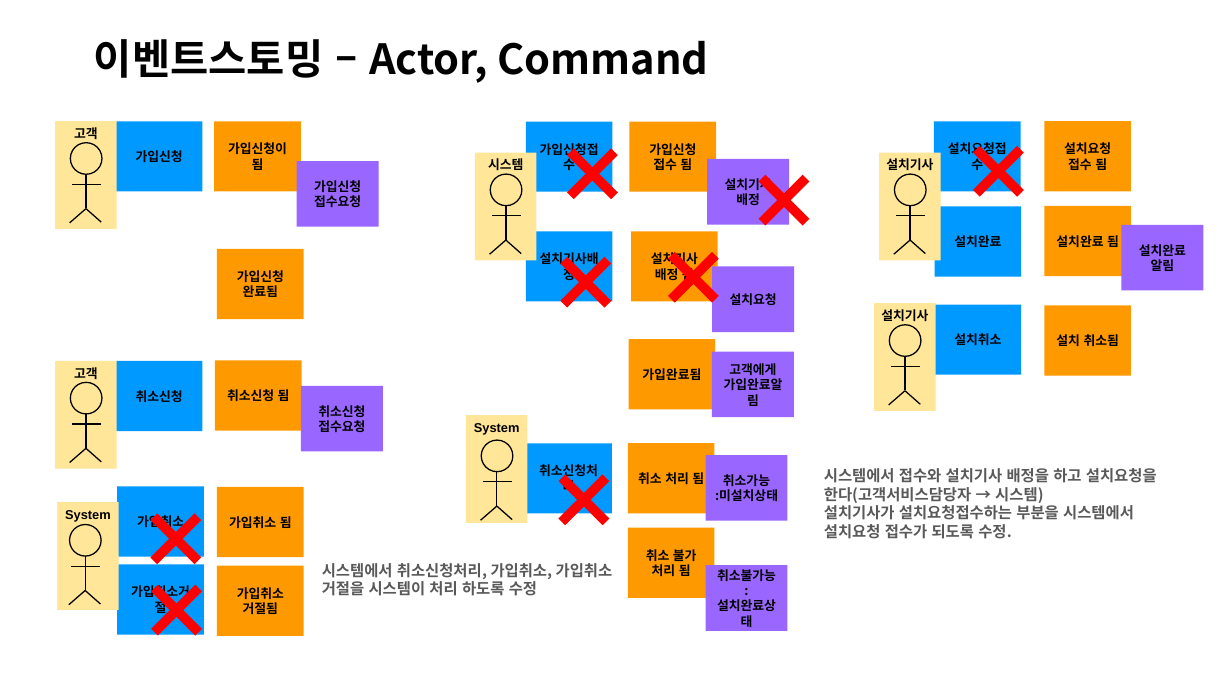
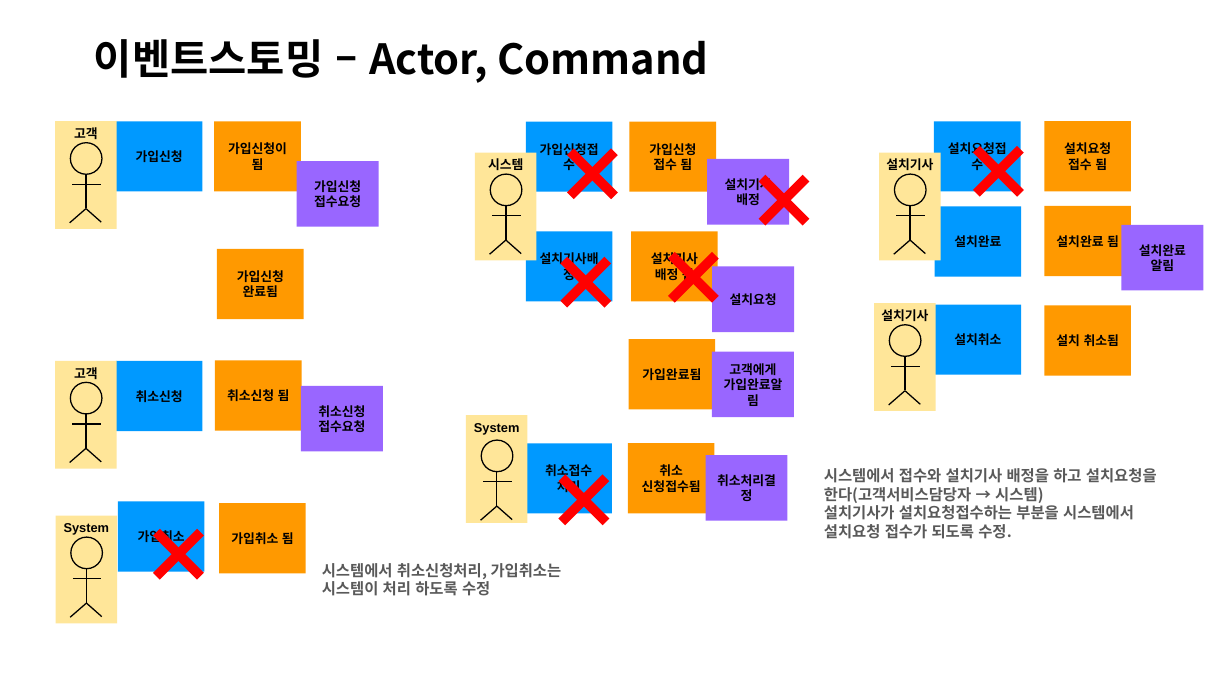
Before and after one commit to jisujin/ipTVShopProject, a slide deck: slide 11 of 실습프로젝트설계_ipTVShopProject.pptx. Drawn at 1232x693 pixels with LibreOffice and Linux fonts; fonts in the diff are those of the drawing. Boxes give left, top, right and bottom in pixels: in the first picture for what was removed or moved away, otherwise in the second. Text is boxed around its words. In the diff, an @@ line names an element or a change of style, - is before the commit and + after.

Commit message:
Add files via upload
0715 수정

```diff
--- a/실습프로젝트설계_ipTVShopProject.pptx
+++ b/실습프로젝트설계_ipTVShopProject.pptx
@@ text in rectangle at box(545, 464, 592, 495): text changed @@
-취소신청처리
+취소접수 처리
@@ text in rectangle at box(642, 464, 701, 492): text changed @@
-취소 처리 됨
+취소 신청접수됨
@@ text in rectangle at box(717, 474, 776, 501): text changed @@
-취소가능
-:미설치상태
+취소처리결정
@@ ellipse: place and size @@
-ellipse at box(69, 525, 101, 556)
+ellipse at box(71, 537, 103, 568)
@@ rectangle: place and size @@
-rectangle at box(150, 513, 201, 564)
+rectangle at box(153, 529, 204, 579)
@@ rectangle: place and size @@
-rectangle at box(150, 513, 201, 564)
+rectangle at box(153, 529, 204, 579)
@@ rectangle removed at box(628, 528, 714, 598) @@
-취소 불가 처리 됨
@@ rectangle removed at box(117, 565, 204, 635) @@
-가입취소거절
@@ rectangle removed at box(217, 566, 304, 636) @@
-가입취소 거절됨
@@ text at box(322, 563, 562, 596): text changed @@
-시스템에서 취소신청처리, 가입취소, 가입취소 거절을 시스템이 처리 하도록 수정
+시스템에서 취소신청처리, 가입취소는 시스템이 처리 하도록 수정
@@ rectangle removed at box(706, 566, 788, 631) @@
-취소불가능
-:설치완료상태
@@ line moved from (71, 567) - (100, 567) to (73, 579) - (102, 579) @@
@@ rectangle removed at box(151, 585, 202, 636) @@
@@ rectangle removed at box(151, 585, 202, 636) @@
@@ 3 rectangles, 3 lines: place and size @@
-3 rectangles, 3 lines at box(57, 486, 304, 610)
+3 rectangles, 3 lines at box(55, 502, 306, 624)
```
Also in this commit, not shown: 17 other slides changed, 2 slides removed.
